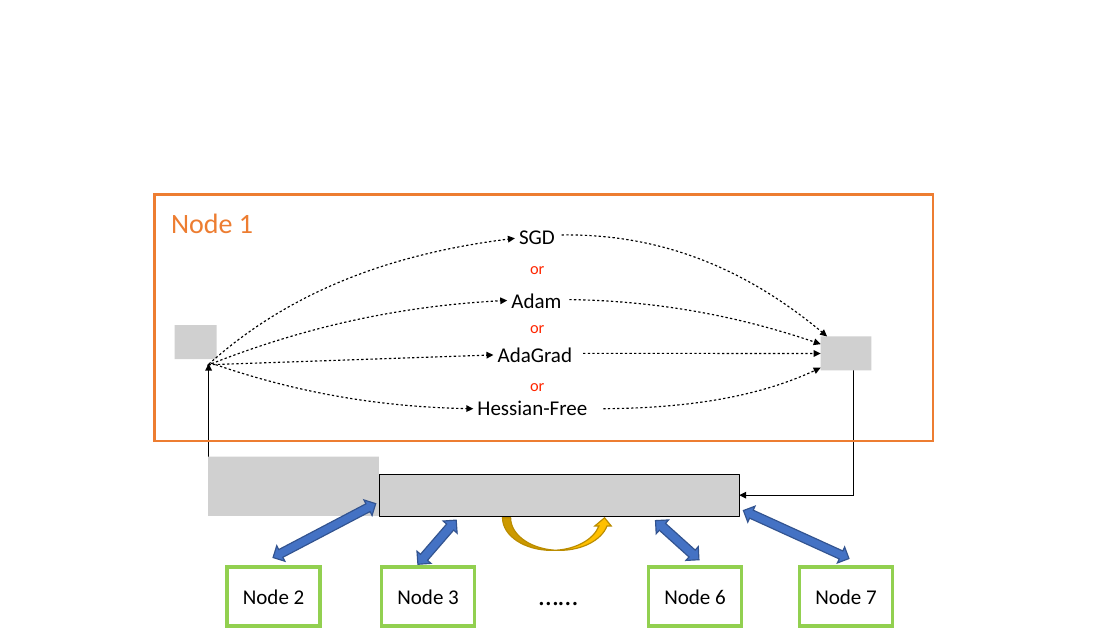
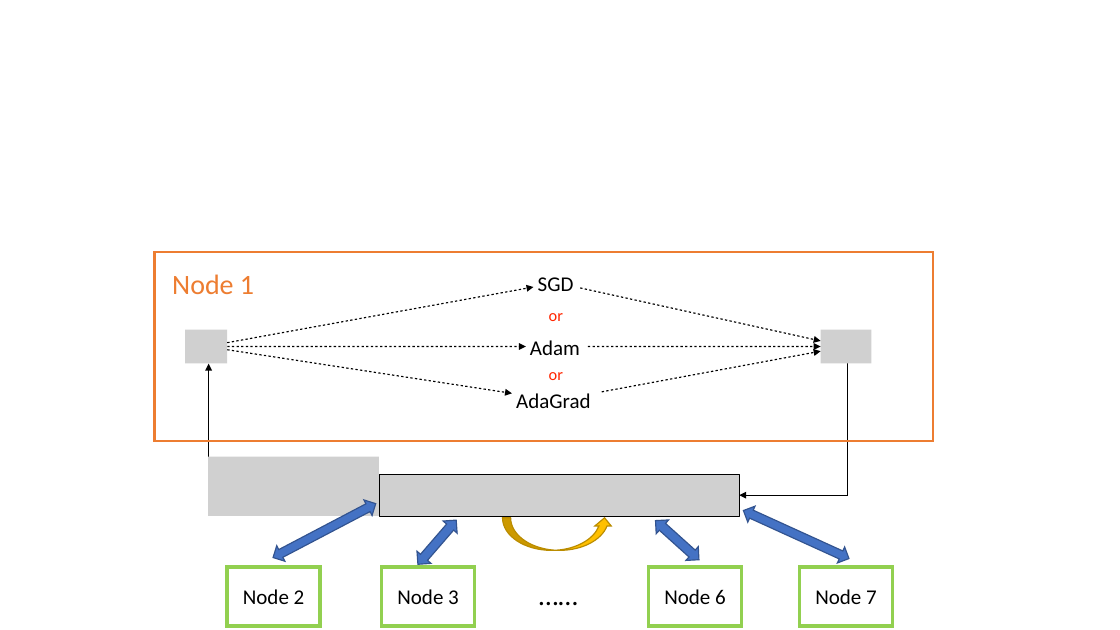
Before and after one commit to jeffrey6557/CS205-Parallel-Computing-Project, a slide deck: slide 1 of other/flow chart_2.pptx. Drawn at 1120x630 pixels with LibreOffice and Linux fonts; fonts in the diff are those of the drawing; grey boxes stand for pictures. Boxes give left, top, right and bottom in pixels: in the first picture for what was removed or moved away, otherwise in the second. Text is boxed around its words. In the diff, an @@ line names an element or a change of style, - is before the commit and + after.

```diff
--- a/other/flow chart_2.pptx
+++ b/other/flow chart_2.pptx
@@ freeform shape removed at box(209, 239, 515, 365) @@
@@ freeform shape removed at box(562, 235, 828, 337) @@
@@ rectangle: place and size @@
-rectangle at box(155, 194, 933, 440)
+rectangle at box(155, 252, 933, 441)
@@ text "Node 1": place and size @@
-text "Node 1" at box(171, 213, 253, 233)
+text "Node 1" at box(172, 274, 254, 294)
@@ text removed at box(530, 266, 544, 274) @@
-or
@@ freeform shape: place and size @@
-freeform shape at box(208, 301, 507, 365)
+freeform shape at box(228, 287, 534, 343)
@@ freeform shape: place and size @@
-freeform shape at box(570, 300, 821, 344)
+freeform shape at box(581, 288, 821, 341)
@@ picture: place and size @@
-picture at box(175, 325, 217, 359)
+picture at box(185, 329, 227, 363)
@@ text "or": place and size @@
-text "or" at box(530, 325, 544, 333)
+text "or" at box(549, 313, 563, 321)
@@ picture: place and size @@
-picture at box(821, 337, 871, 371)
+picture at box(821, 329, 871, 363)
@@ freeform shape: place and size @@
-freeform shape at box(208, 355, 493, 365)
+freeform shape at box(228, 350, 513, 393)
@@ freeform shape: place and size @@
-freeform shape at box(211, 363, 473, 408)
+freeform shape at box(228, 347, 526, 347)
@@ freeform shape: place and size @@
-freeform shape at box(583, 354, 821, 354)
+freeform shape at box(588, 347, 821, 347)
@@ freeform shape: place and size @@
-freeform shape at box(603, 368, 821, 409)
+freeform shape at box(602, 351, 821, 392)
@@ 3 texts: place and size @@
-3 texts at box(498, 230, 572, 362)
+3 texts at box(516, 277, 590, 408)
@@ text "or": place and size @@
-text "or" at box(530, 383, 544, 391)
+text "or" at box(549, 372, 563, 380)
@@ freeform shape: place and size @@
-freeform shape at box(739, 369, 854, 495)
+freeform shape at box(739, 362, 848, 496)
@@ text removed at box(477, 400, 587, 415) @@
-Hessian-Free
```
Also in this commit, not shown: 3 other files.
